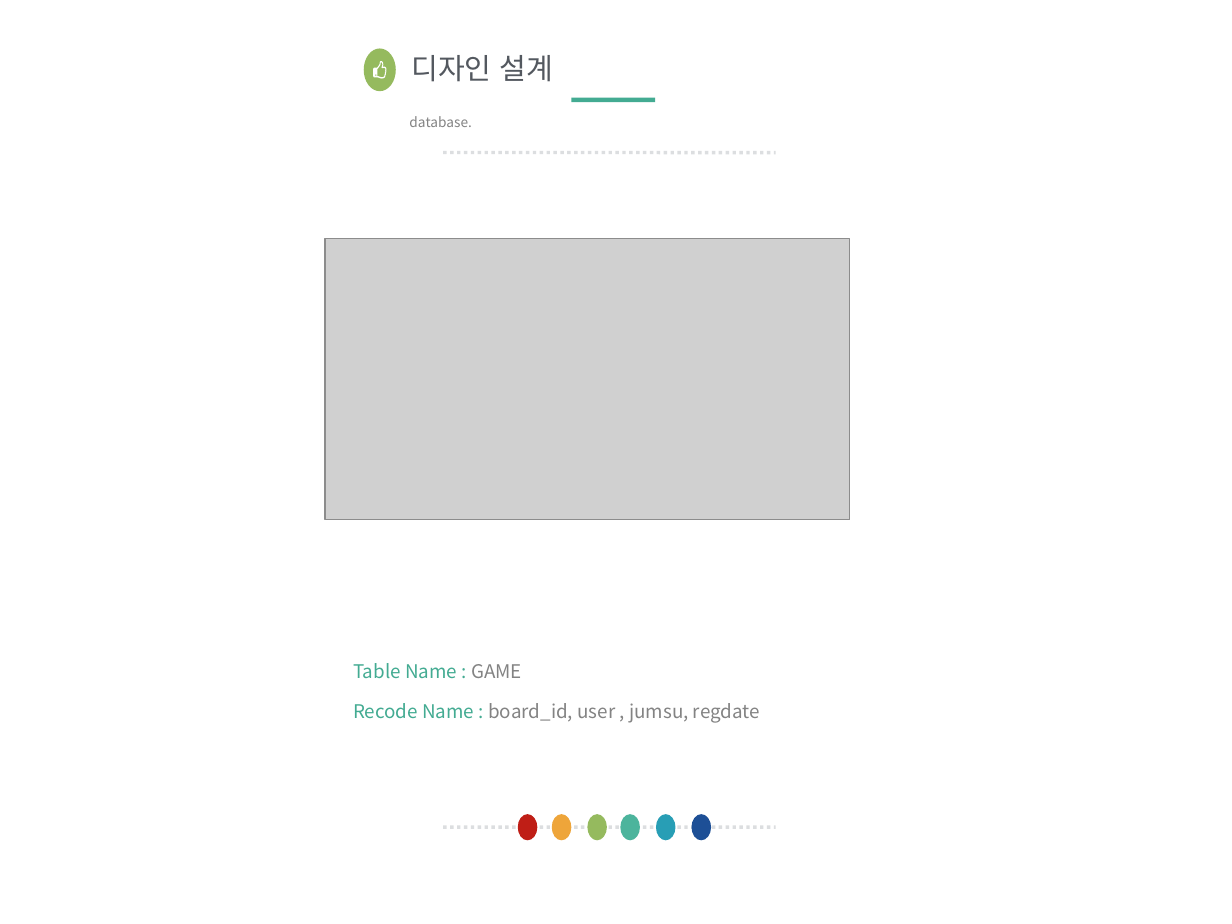
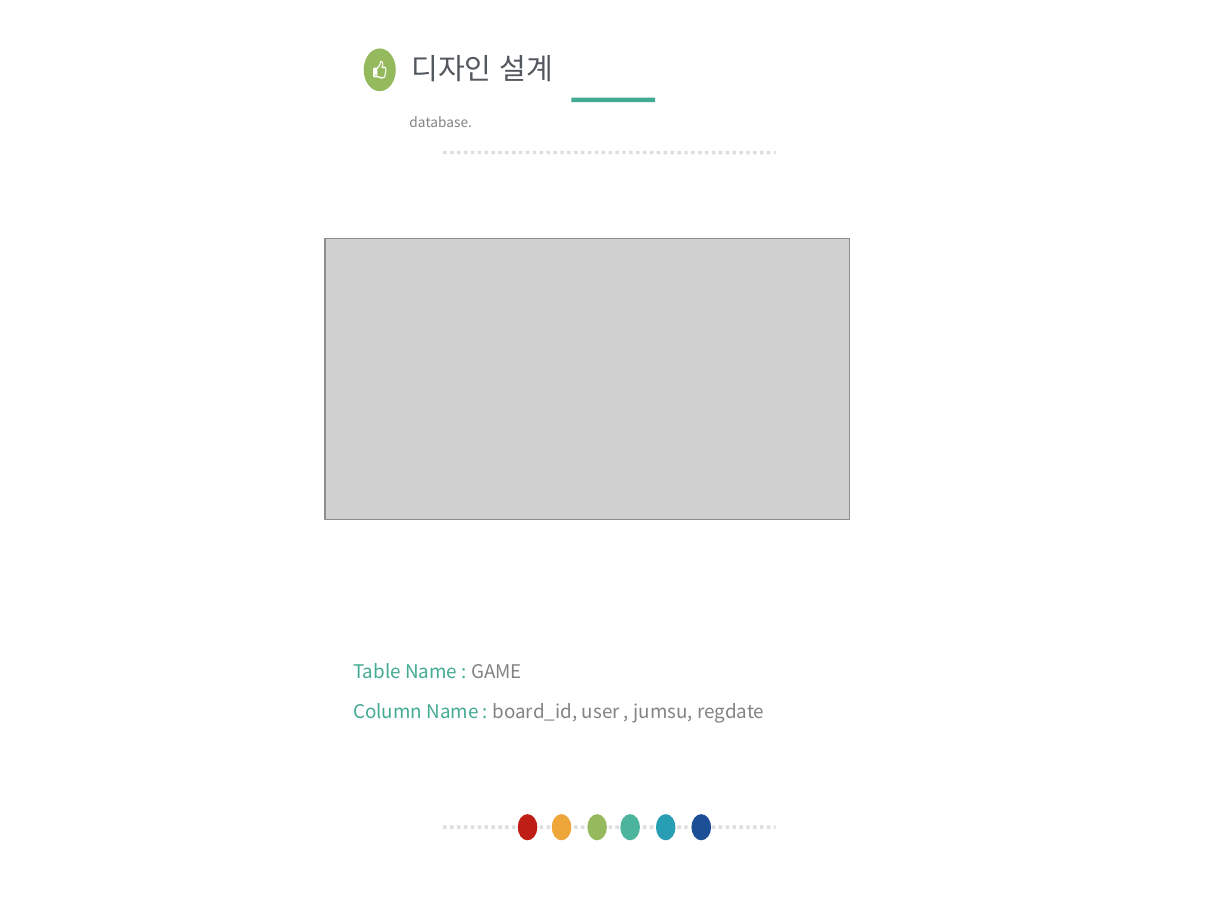
Before and after one commit to zenxen1/html_works, a slide deck: slide 7 of node_project01/프로젝트 1 (javascript).pptx (slide 6 before the commit). Drawn at 1232x924 pixels with LibreOffice and Linux fonts; fonts in the diff are those of the drawing; grey boxes stand for pictures. Boxes give left, top, right and bottom in pixels: in the first picture for what was removed or moved away, otherwise in the second. Text is boxed around its words. In the diff, an @@ line names an element or a change of style, - is before the commit and + after.

```diff
--- a/node_project01/프로젝트 1 (javascript).pptx
+++ b/node_project01/프로젝트 1 (javascript).pptx
@@ text in free at [353, 703, 764, 723]: text changed @@
-Recode Name : board_id, user , jumsu, regdate
+Column Name : board_id, user , jumsu, regdate
```
Also in this commit, not shown: 5 other slides changed, 1 slide added, 42 other files.
